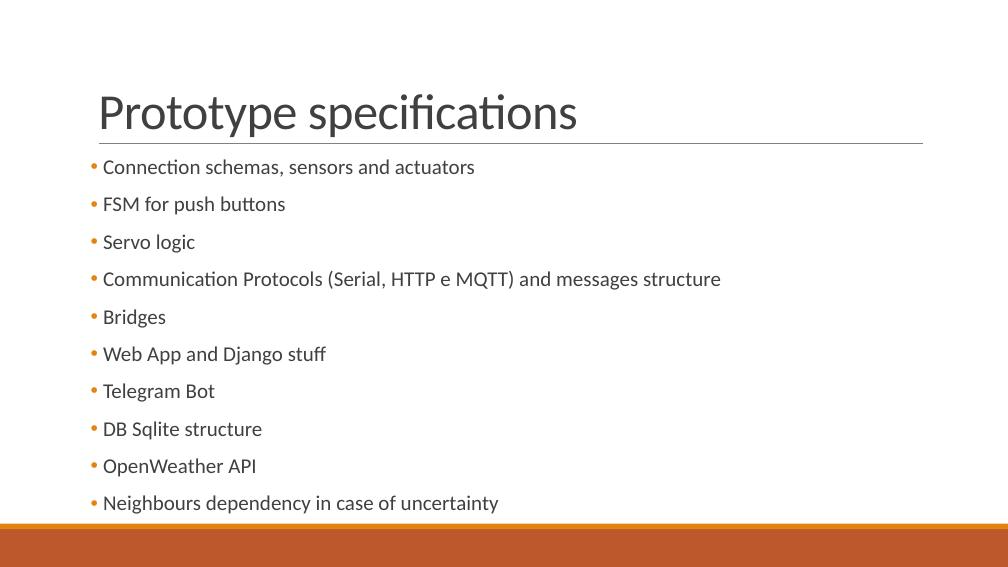
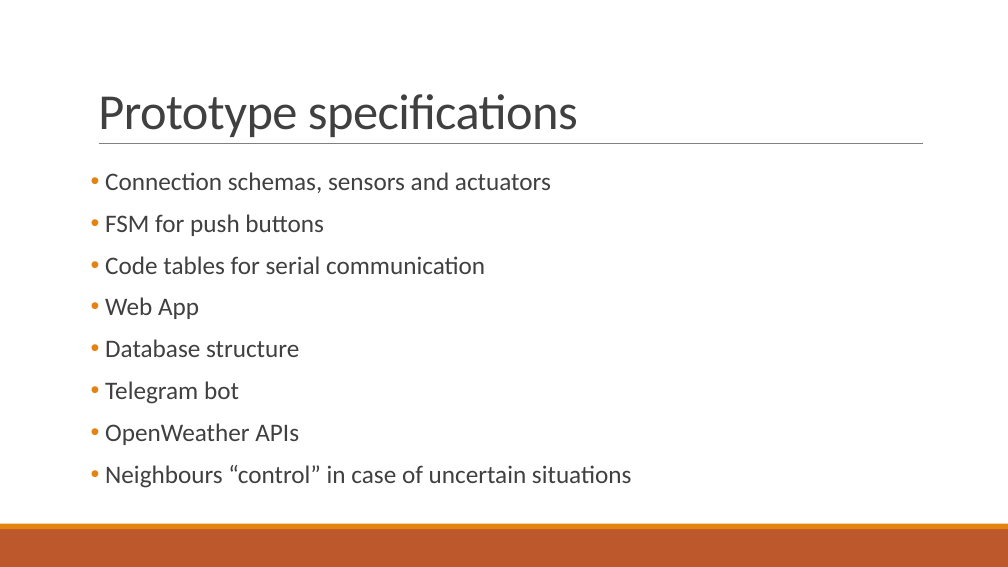
Before and after one commit to francescobaraldi/smart-neighborhood, a slide deck: slide 13 of Smart Neighborhood.pptx (slide 10 before the commit). Drawn at 1008x567 pixels with LibreOffice and Linux fonts; fonts in the diff are those of the drawing. Boxes give left, top, right and bottom in pixels: in the first picture for what was removed or moved away, otherwise in the second. Text is boxed around its words. In the diff, an @@ line names an element or a change of style, - is before the commit and + after.

```diff
--- a/Smart Neighborhood.pptx
+++ b/Smart Neighborhood.pptx
@@ text "Connection schemas, sensors and actuators": place and size @@
-text "Connection schemas, sensors and actuators" at <box>103,159,721,514</box>
+text "Connection schemas, sensors and actuators" at <box>105,172,632,488</box>
@@ text at <box>105,172,551,236</box>: size 20 to 24 pt in "Connection schemas, sensors and actuators", "FSM for push buttons" @@
@@ text at <box>105,256,632,488</box>: text changed; size 20 to 24 pt @@
-• Servo logic
-• Communication Protocols (Serial, HTTP e MQTT) and messages structure
-• Bridges
-• Web App and Django stuff
-• Telegram Bot
-• DB Sqlite structure
-• OpenWeather API
-• Neighbours dependency in case of uncertainty
+• Code tables for serial communication
+• Web App
+• Database structure
+• Telegram bot
+• OpenWeather APIs
+• Neighbours “control” in case of uncertain situations
```
Also in this commit, not shown: 16 other slides changed, 8 slides added, 2 slides removed.
